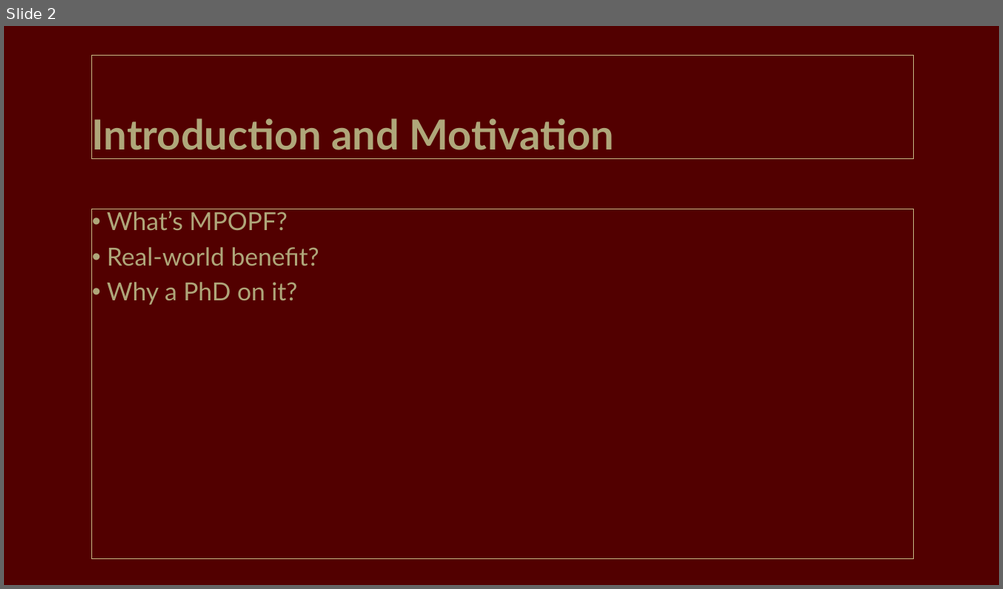
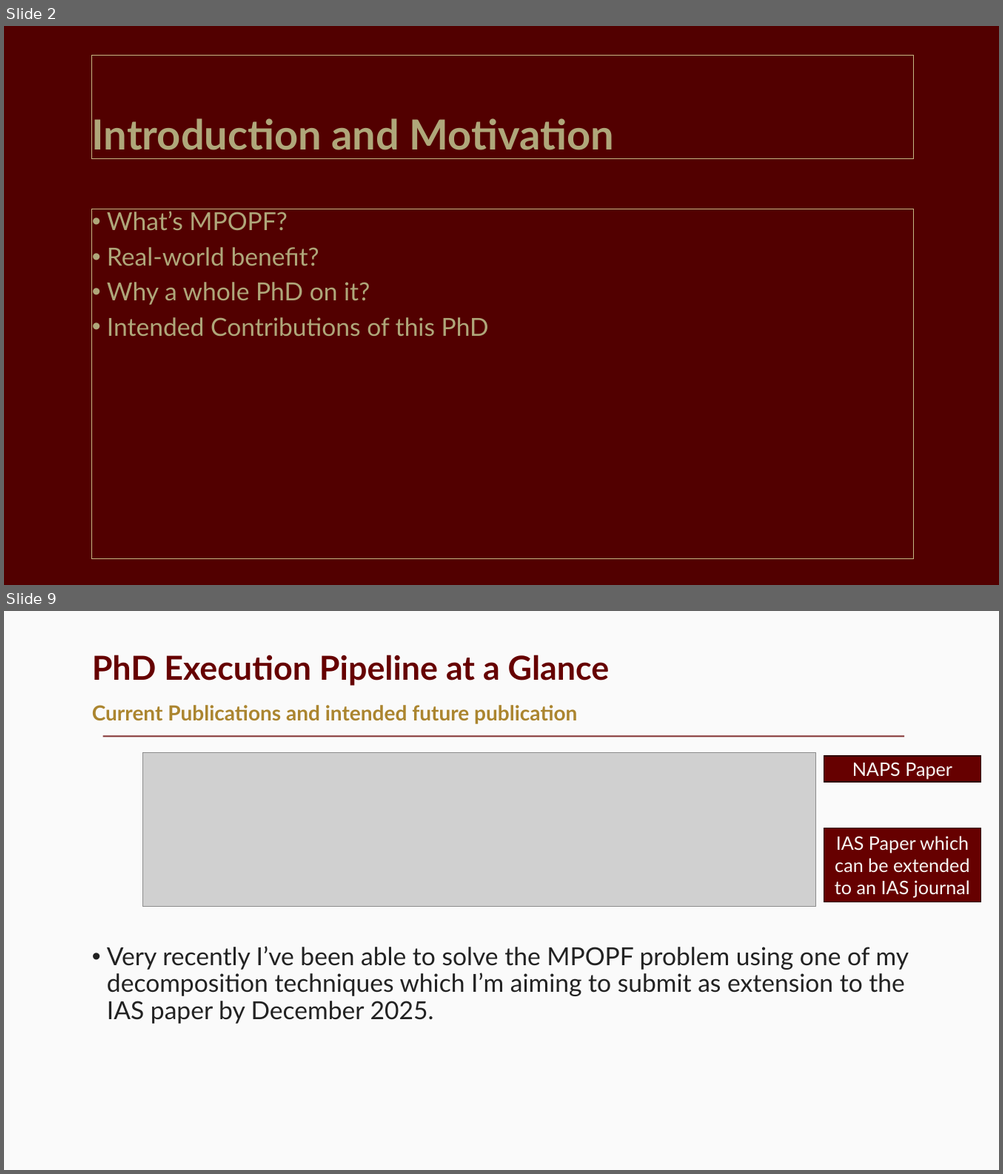
Before and after one commit to Realife-Brahmin/OriginalDocsHub-WSU-OneDrive, a slide deck: prelims-presentation_Jha_Aryan.pptx. Shown one above the other, each under a label of ours: slide 2 before the commit, slides 2 and 9 after it; the slides between them are not shown. The pictures are 1003x589 and 1003x1174 pixels, drawn with LibreOffice and Linux fonts; fonts in the diff are those of the drawing; grey boxes stand for pictures. Boxes give left, top, right and bottom in pixels: in the first picture for what was removed or moved away, otherwise in the second. Text is boxed around its words. In the diff, an @@ line names an element or a change of style, - is before the commit and + after.

```diff
--- a/prelims-presentation_Jha_Aryan.pptx
+++ b/prelims-presentation_Jha_Aryan.pptx
@@ slide 9 added at bbox=[4, 611, 999, 1170], background #FAFAFA @@
@@ title added at bbox=[92, 655, 609, 686], 32 pt, text #660000, bold @@
+PhD Execution Pipeline at a Glance
@@ text added at bbox=[92, 705, 577, 724], 20 pt, text #AB852F, bold @@
+Current Publications and intended future publication
@@ line added from (103, 736) to (905, 736), #660000 1.5 pt @@
@@ picture added at bbox=[143, 753, 816, 907] @@
@@ rectangle added at bbox=[824, 756, 982, 782], fill #660000, outline #2D0000 1 pt, 18 pt, text #F8F6F4 @@
+NAPS Paper
@@ rectangle added at bbox=[824, 828, 982, 903], fill #660000, outline #2D0000 1 pt, 18 pt, text #F8F6F4 @@
+IAS Paper which can be extended to an IAS journal
@@ text added at bbox=[107, 946, 909, 1024], 24 pt, text #222222 @@
+• Very recently I’ve been able to solve the MPOPF problem using one of my decomposition techniques which I’m aiming to submit as extension to the IAS paper by December 2025.
@@ slide 2 changed as well @@
@@ text at bbox=[107, 282, 489, 336]: text changed @@
-• Why a PhD on it?
+• Why a whole PhD on it?
+• Intended Contributions of this PhD
```
Also in this commit, not shown: 3 other slides changed, 16 other slides added.
